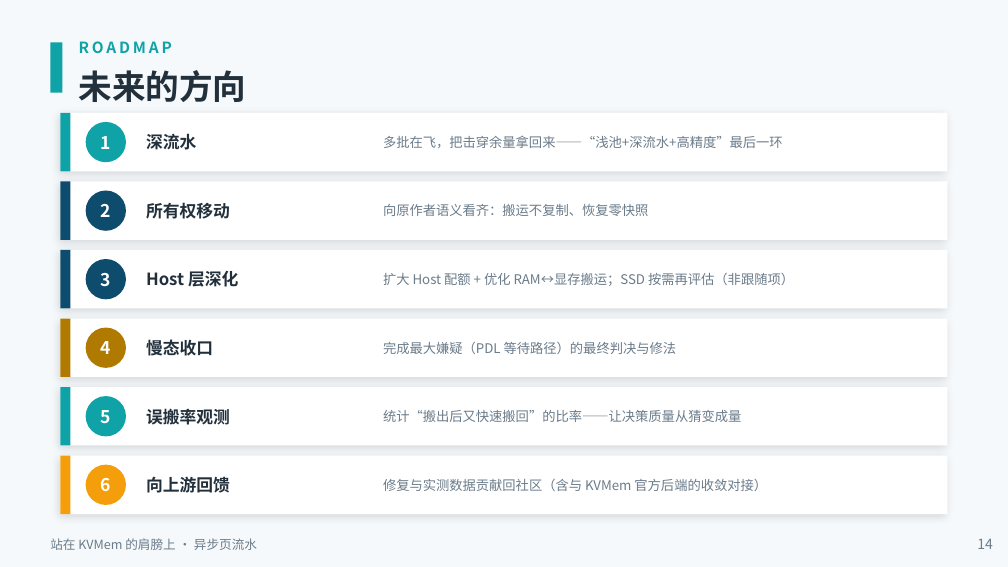
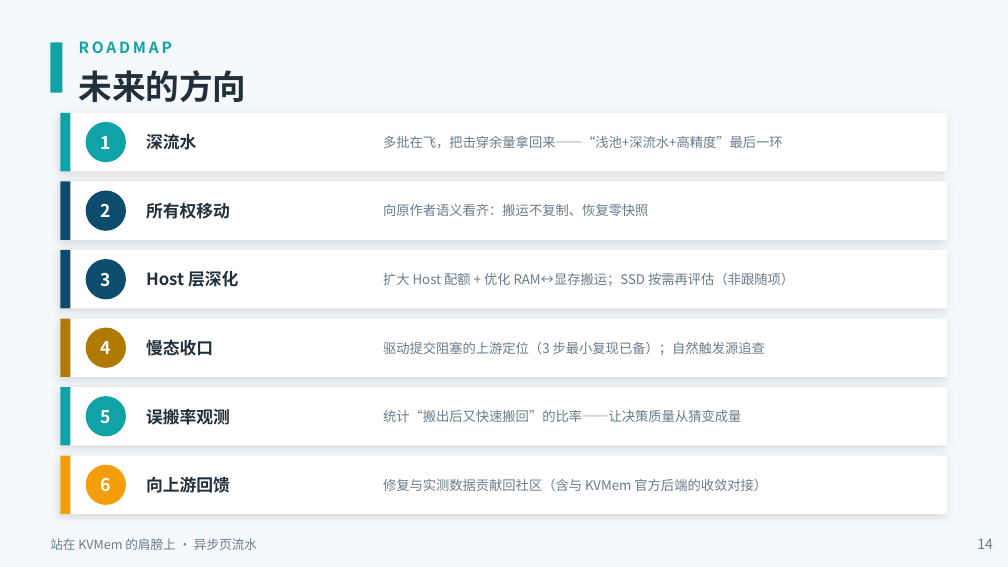
Before and after one commit to paicat1/Ninfer-KVMem-Async, a slide deck: slide 14 of docs/异步页流水-技术说明.pptx. Drawn at 1008x567 pixels with LibreOffice and Linux fonts; fonts in the diff are those of the drawing. Boxes give left, top, right and bottom in pixels: in the first picture for what was removed or moved away, otherwise in the second. Text is boxed around its words. In the diff, an @@ line names an element or a change of style, - is before the commit and + after.

Commit message:
docs(更正): PDL 研判加更正记录（家里 10-16 实测：按需复现达成 + 机制定位 host 提交阻塞 + PDL 以 ON/OFF 回切反例出局）+ 公开说明 §5.1 与 PPT 死亡谷页同步更新（可按需复现/驱动内部阻塞/排除清单/最小复现协议）

```diff
--- a/docs/异步页流水-技术说明.pptx
+++ b/docs/异步页流水-技术说明.pptx
@@ text at [383,342,765,355]: text changed @@
-完成最大嫌疑（PDL 等待路径）的最终判决与修法
+驱动提交阻塞的上游定位（3 步最小复现已备）；自然触发源追查
```
Also in this commit, not shown: 1 other slide changed, 2 other files.
